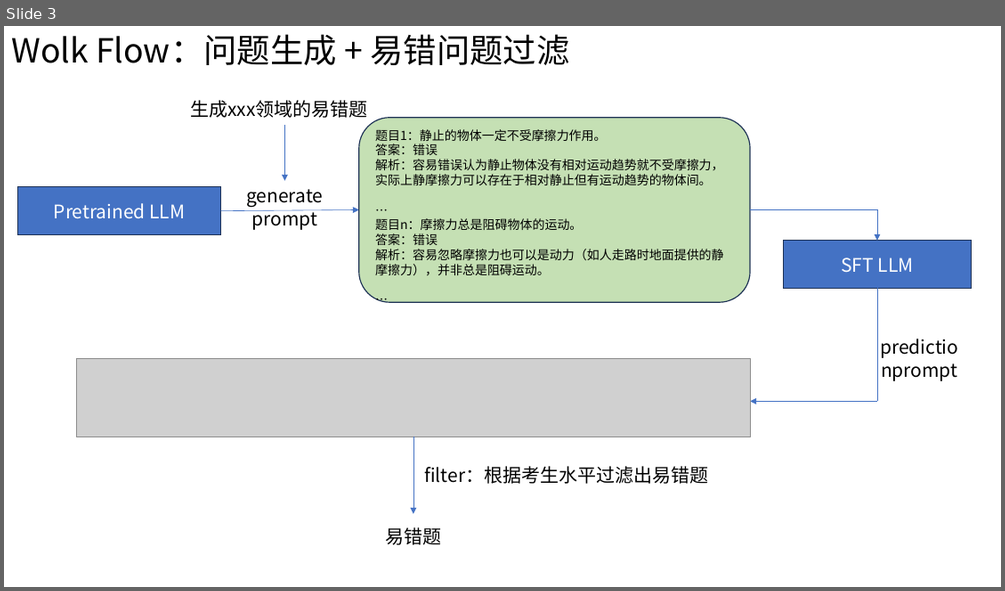
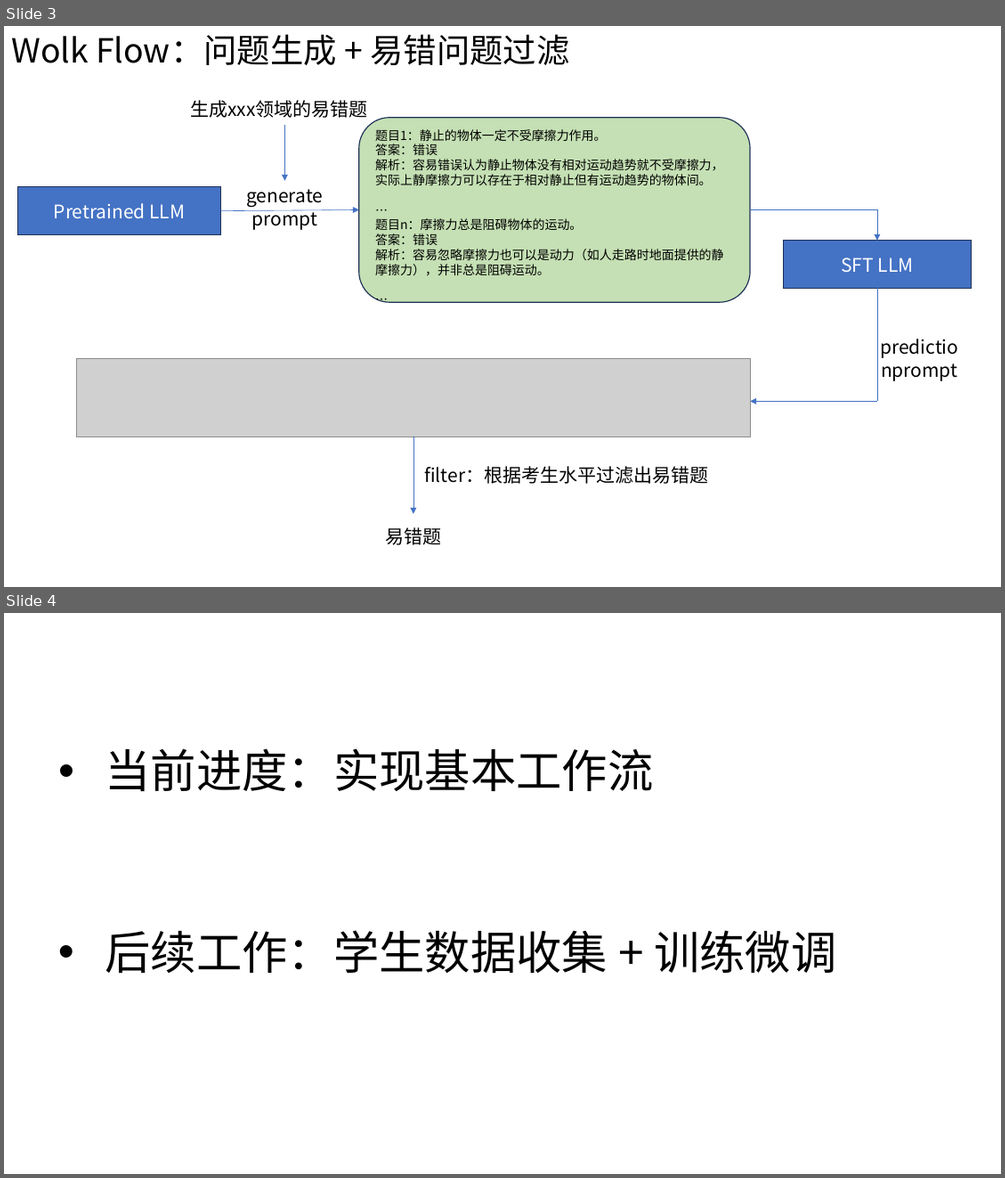
Before and after one commit to iPhone38/CQG, a slide deck: CQG.pptx. Shown one above the other, each under a label of ours: slide 3 before the commit, slides 3 and 4 after it. The pictures are 1005x591 and 1005x1178 pixels, drawn with LibreOffice and Linux fonts; fonts in the diff are those of the drawing; grey boxes stand for pictures. Boxes give left, top, right and bottom in pixels: in the first picture for what was removed or moved away, otherwise in the second. Text is boxed around its words. In the diff, an @@ line names an element or a change of style, - is before the commit and + after.

```diff
--- a/CQG.pptx
+++ b/CQG.pptx
@@ slide 4 added at (4,613,1001,1174), background #FFFFFF @@
@@ title added at (105,748,654,791), 44 pt, text #000000 @@
+• 当前进度：实现基本工作流
@@ text added at (105,930,836,973), 44 pt, text #000000 @@
+• 后续工作：学生数据收集 + 训练微调
```
Also in this commit, not shown: 1 slide changed, 2 other slides added.
